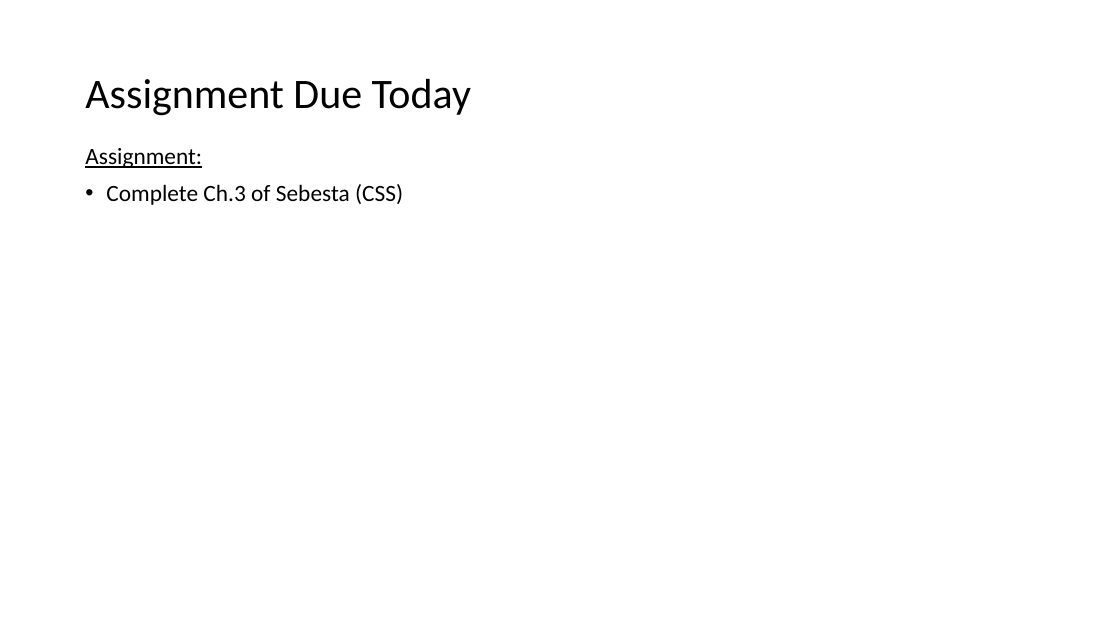
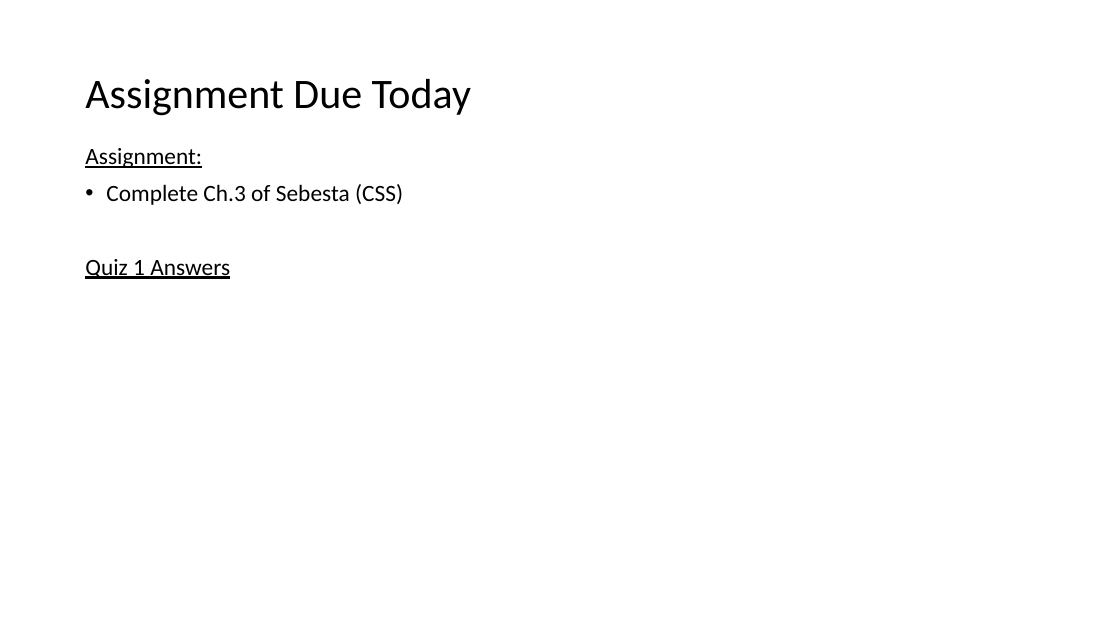
Before and after one commit to EricJPogue/www-epogue-info, a slide deck: slide 2 of CPSC-24700/Presentations/session-08.pptx. Drawn at 1120x630 pixels with LibreOffice and Linux fonts; fonts in the diff are those of the drawing. Boxes give left, top, right and bottom in pixels: in the first picture for what was removed or moved away, otherwise in the second. Text is boxed around its words. In the diff, an @@ line names an element or a change of style, - is before the commit and + after.

```diff
--- a/CPSC-24700/Presentations/session-08.pptx
+++ b/CPSC-24700/Presentations/session-08.pptx
@@ text at [85, 259, 230, 279]: paragraph added @@
+Quiz 1 Answers
```
Also in this commit, not shown: 1 other slide changed, 1 other file.
